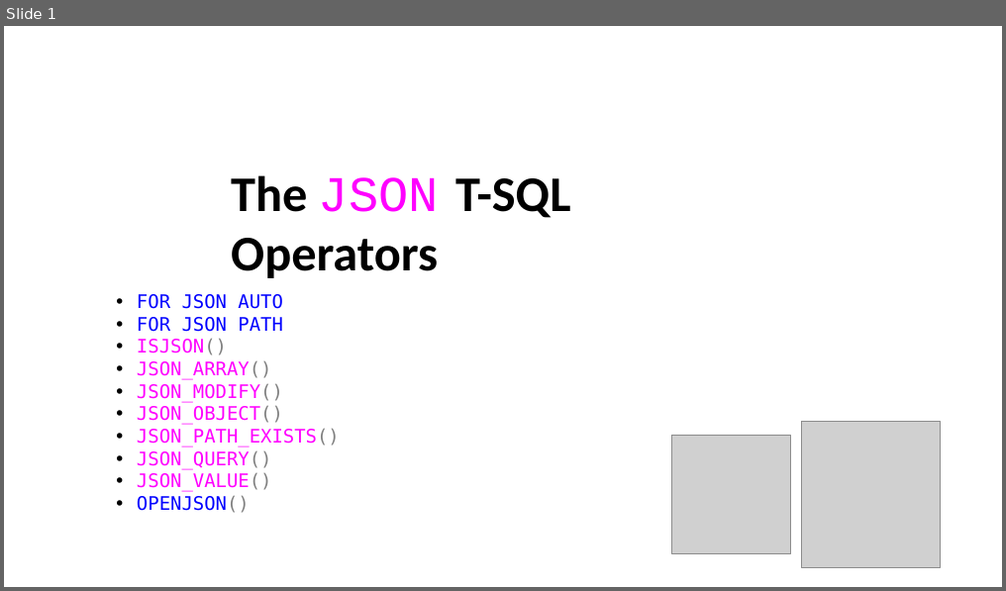
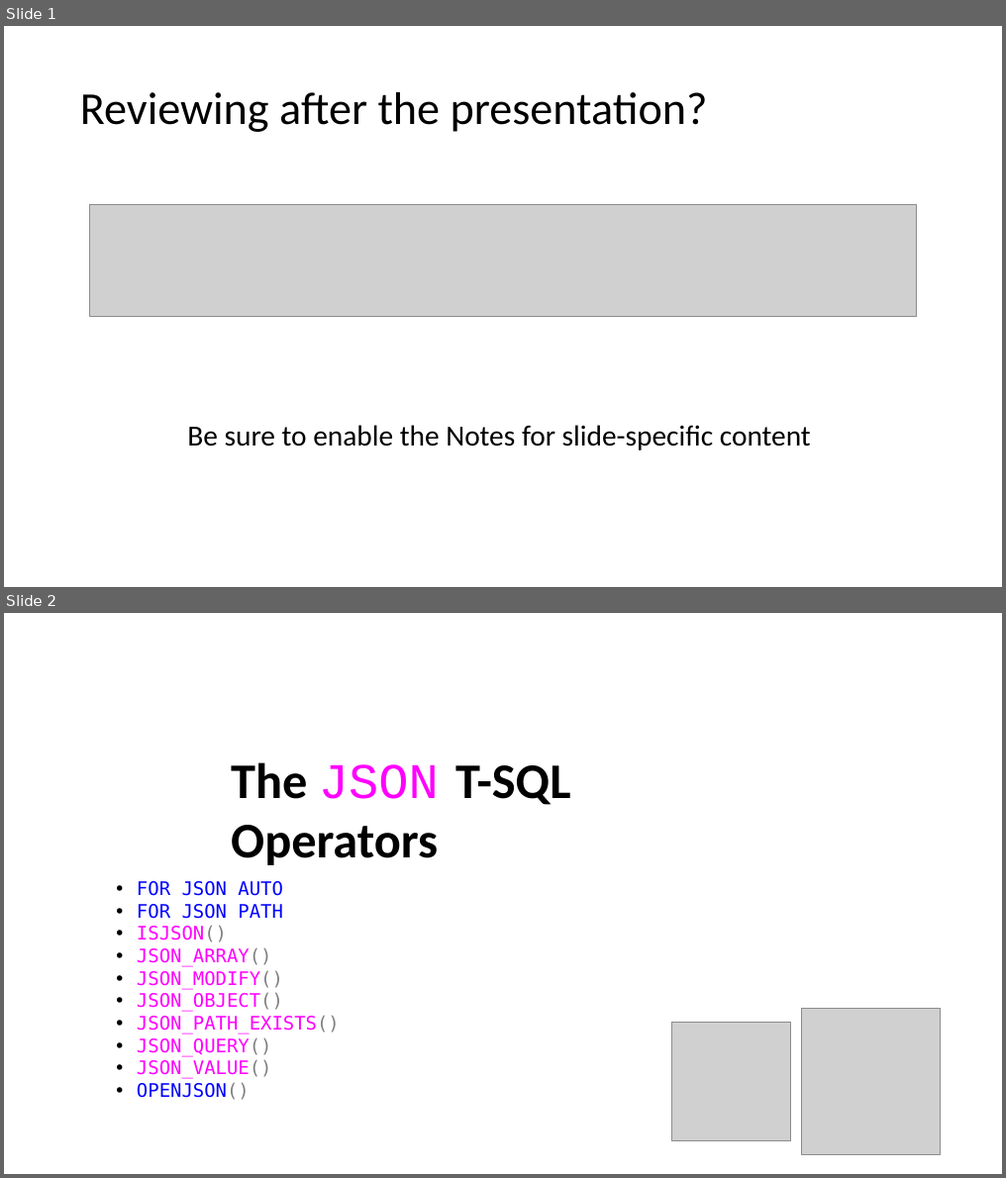
Before and after one commit to jbfoushee/MyPresentations, a slide deck: TSQL_JSON_Operators/TSQL_JSON_Operators.pptx. Shown one above the other, each under a label of ours: slide 1 before the commit, slides 1 and 2 after it. The pictures are 1006x591 and 1006x1178 pixels, drawn with LibreOffice and Linux fonts; fonts in the diff are those of the drawing; grey boxes stand for pictures. Boxes give left, top, right and bottom in pixels: in the first picture for what was removed or moved away, otherwise in the second. Text is boxed around its words. In the diff, an @@ line names an element or a change of style, - is before the commit and + after.

Commit message:
ideas after Louisville presentation

```diff
--- a/TSQL_JSON_Operators/TSQL_JSON_Operators.pptx
+++ b/TSQL_JSON_Operators/TSQL_JSON_Operators.pptx
@@ slide 1 added at box(4, 26, 1002, 587), background #FFFFFF @@
@@ title added at box(80, 92, 708, 132), 44 pt, text #000000 @@
+Reviewing after the presentation?
@@ picture added at box(90, 205, 917, 316) @@
@@ text added at box(187, 425, 811, 451), 28 pt, text #000000 @@
+Be sure to enable the Notes for slide-specific content
@@ what was slide 1 is now slide 2 @@
```
Also in this commit, not shown: 1 slide changed, 1 other file.
